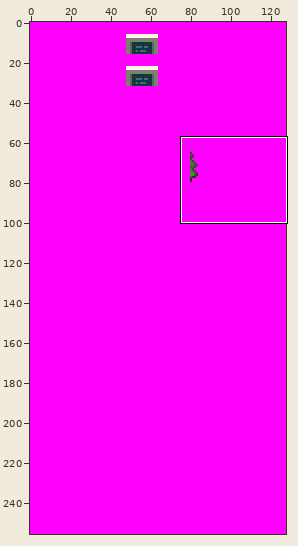
A sprite sheet gets an edit: tiles/route_203/top.png. Above, an overview of the earlier version with the close-up marked.
Close-up. The starting point:
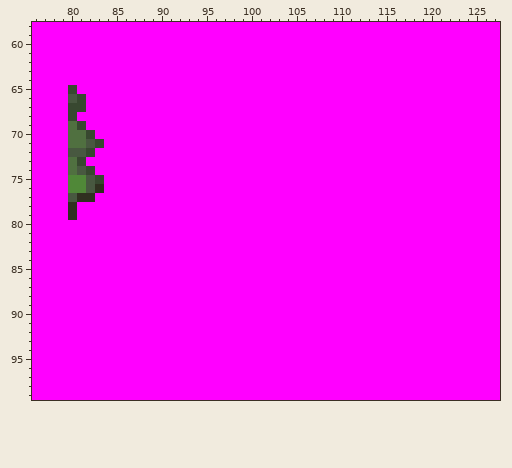
The file is 128x256 pixels. Shown: x 76..127, y 58..99.
After the commit:
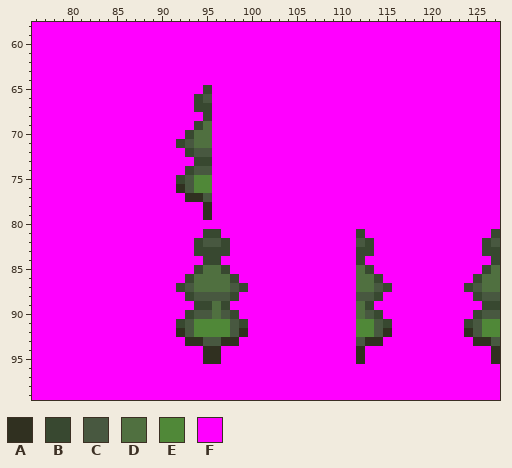
Palette (. is transparent): A #303020  B #384830  C #485840  D #507040  E #508838  F #ff00ff
Changes in this commit:
{"y":65,"x":80,"old":"B","new":"F"}
{"y":65,"x":95,"old":"F","new":"B"}
{"y":66,"x":80,"old":"CB","new":"FF"}
{"y":66,"x":94,"old":"FF","new":"BC"}
{"y":67,"x":80,"old":"BB","new":"FF"}
{"y":67,"x":94,"old":"FF","new":"BB"}
{"y":68,"x":80,"old":"B","new":"F"}
{"y":68,"x":95,"old":"F","new":"B"}
{"y":69,"x":80,"old":"DB","new":"FF"}
{"y":69,"x":94,"old":"FF","new":"BD"}
{"y":70,"x":80,"old":"DDB","new":"FFF"}
{"y":70,"x":93,"old":"FFF","new":"BDD"}
{"y":71,"x":80,"old":"DDCB","new":"FFFF"}
{"y":71,"x":92,"old":"FFFF","new":"BCDD"}
{"y":72,"x":80,"old":"CCB","new":"FFF"}
{"y":72,"x":93,"old":"FFF","new":"BCC"}
{"y":73,"x":80,"old":"DB","new":"FF"}
{"y":73,"x":94,"old":"FF","new":"BB"}
{"y":74,"x":80,"old":"DCB","new":"FFF"}
{"y":74,"x":93,"old":"FFF","new":"BCC"}
{"y":75,"x":80,"old":"EECB","new":"FFFF"}
{"y":75,"x":92,"old":"FFFF","new":"BCEE"}
{"y":76,"x":80,"old":"EECA","new":"FFFF"}
{"y":76,"x":92,"old":"FFFF","new":"ACEE"}
{"y":77,"x":80,"old":"CAA","new":"FFF"}
{"y":77,"x":93,"old":"FFF","new":"AAC"}
{"y":78,"x":80,"old":"A","new":"F"}
{"y":78,"x":95,"old":"F","new":"A"}
{"y":79,"x":80,"old":"A","new":"F"}
{"y":79,"x":95,"old":"F","new":"A"}
{"y":81,"x":95,"old":"FF","new":"BB"}
{"y":81,"x":112,"old":"F","new":"B"}
{"y":81,"x":127,"old":"F","new":"B"}
{"y":82,"x":94,"old":"FFFF","new":"BCCB"}
{"y":82,"x":112,"old":"FF","new":"CB"}
{"y":82,"x":126,"old":"FF","new":"BC"}
{"y":83,"x":94,"old":"FFFF","new":"BBBB"}
{"y":83,"x":112,"old":"FF","new":"BB"}
{"y":83,"x":126,"old":"FF","new":"BB"}
{"y":84,"x":95,"old":"FF","new":"BB"}
{"y":84,"x":112,"old":"F","new":"B"}
{"y":84,"x":127,"old":"F","new":"B"}
{"y":85,"x":94,"old":"FFFF","new":"BDDB"}
{"y":85,"x":112,"old":"FF","new":"DB"}
{"y":85,"x":126,"old":"FF","new":"BD"}
{"y":86,"x":93,"old":"FFFFFF","new":"BDDDDB"}
{"y":86,"x":112,"old":"FFF","new":"DDB"}
{"y":86,"x":125,"old":"FFF","new":"BDD"}
{"y":87,"x":92,"old":"FFFFFFFF","new":"BCDDDDCB"}
{"y":87,"x":112,"old":"FFFF","new":"DDCB"}
{"y":87,"x":124,"old":"FFFF","new":"BCDD"}
{"y":88,"x":93,"old":"FFFFFF","new":"BCCCCB"}
{"y":88,"x":112,"old":"FFF","new":"CCB"}
{"y":88,"x":125,"old":"FFF","new":"BCC"}
{"y":89,"x":94,"old":"FFFF","new":"BBDB"}
{"y":89,"x":112,"old":"FF","new":"DB"}
{"y":89,"x":126,"old":"FF","new":"BB"}
{"y":90,"x":93,"old":"FFFFFF","new":"BCCDCB"}
{"y":90,"x":112,"old":"FFF","new":"DCB"}
{"y":90,"x":125,"old":"FFF","new":"BCC"}
{"y":91,"x":92,"old":"FFFFFFFF","new":"BCEEEECB"}
{"y":91,"x":112,"old":"FFFF","new":"EECB"}
{"y":91,"x":124,"old":"FFFF","new":"BCEE"}
{"y":92,"x":92,"old":"FFFFFFFF","new":"ACEEEECA"}
{"y":92,"x":112,"old":"FFFF","new":"EECA"}
{"y":92,"x":124,"old":"FFFF","new":"ACEE"}
{"y":93,"x":93,"old":"FFFFFF","new":"AACCAA"}
{"y":93,"x":112,"old":"FFF","new":"CAA"}
{"y":93,"x":125,"old":"FFF","new":"AAC"}
{"y":94,"x":95,"old":"FF","new":"AA"}
{"y":94,"x":112,"old":"F","new":"A"}
{"y":94,"x":127,"old":"F","new":"A"}
{"y":95,"x":95,"old":"FF","new":"AA"}
{"y":95,"x":112,"old":"F","new":"A"}
{"y":95,"x":127,"old":"F","new":"A"}
{"label":"changed","picture_box":[68,85,104,220]}
{"label":"changed","picture_box":[176,85,248,364]}
{"label":"changed","picture_box":[356,229,392,364]}
{"label":"changed","picture_box":[464,229,500,364]}
